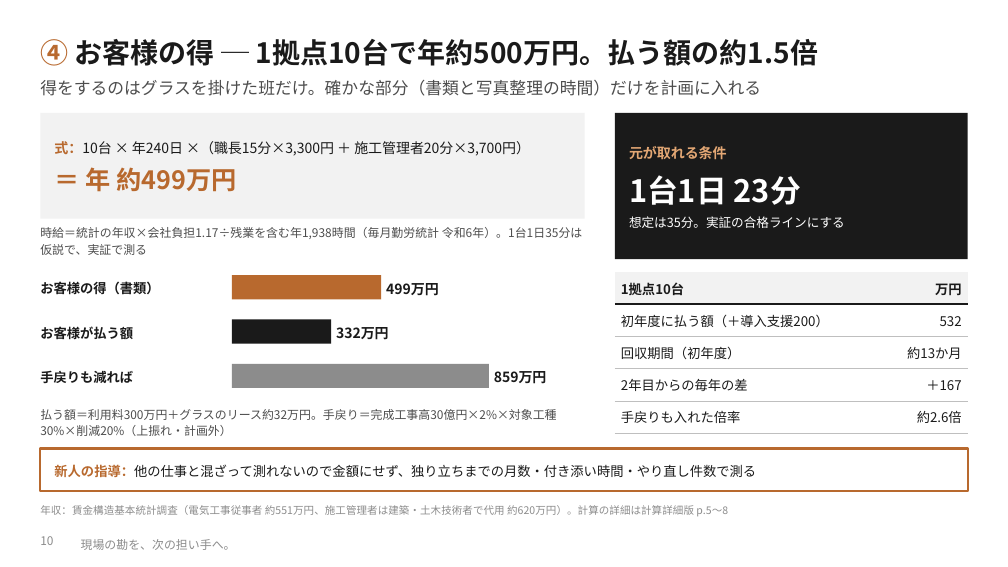
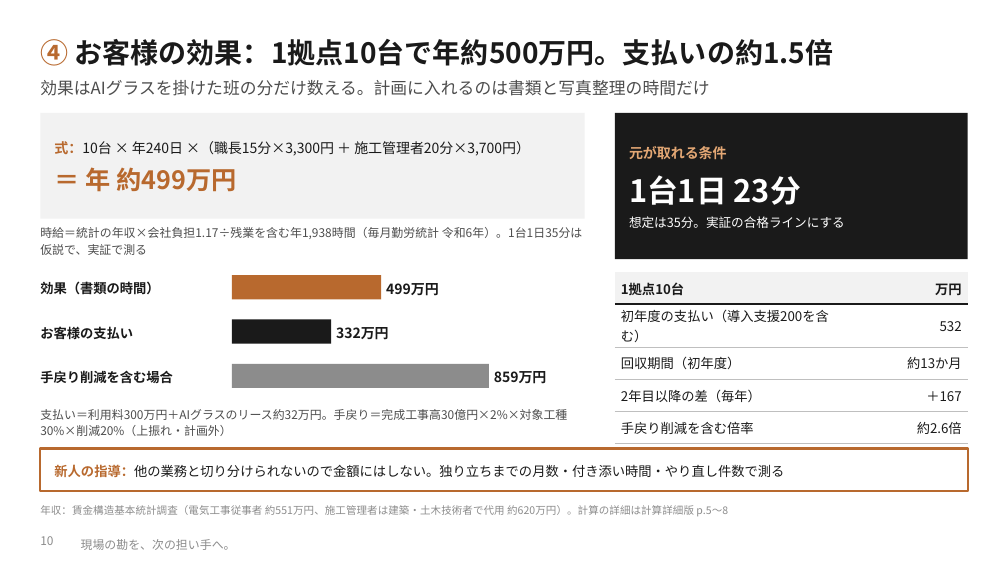
Before and after one commit to SEITOSHIKI/-ai-commute-audio-, a slide deck: slide 10 of deck/カンツギ_事業計画書_16枚版.pptx. Drawn at 1008x567 pixels with LibreOffice and Linux fonts; fonts in the diff are those of the drawing; background and template pictures are left out. Boxes give left, top, right and bottom in pixels: in the first picture for what was removed or moved away, otherwise in the second. Text is boxed around its words. In the diff, an @@ line names an element or a change of style, - is before the commit and + after.

```diff
--- a/deck/カンツギ_事業計画書_16枚版.pptx
+++ b/deck/カンツギ_事業計画書_16枚版.pptx
@@ text at [40, 39, 834, 66]: text changed @@
-④ お客様の得 ─ 1拠点10台で年約500万円。払う額の約1.5倍
+④ お客様の効果：1拠点10台で年約500万円。支払いの約1.5倍
@@ text at [40, 80, 709, 96]: text changed @@
-得をするのはグラスを掛けた班だけ。確かな部分（書類と写真整理の時間）だけを計画に入れる
+効果はAIグラスを掛けた班の分だけ数える。計画に入れるのは書類と写真整理の時間だけ
@@ text at [40, 281, 159, 295]: text changed @@
-お客様の得（書類）
+効果（書類の時間）
@@ table at [615, 272, 968, 438] @@
-row 2, column 1: 初年度に払う額（＋導入支援200）
+row 2, column 1: 初年度の支払い（導入支援200を含む）
-row 4, column 1: 2年目からの毎年の差
+row 4, column 1: 2年目以降の差（毎年）
-row 5, column 1: 手戻りも入れた倍率
+row 5, column 1: 手戻り削減を含む倍率
@@ text at [40, 326, 133, 340]: text changed @@
-お客様が払う額
+お客様の支払い
@@ text at [40, 370, 173, 384]: text changed @@
-手戻りも減れば
+手戻り削減を含む場合
@@ text at [40, 409, 567, 436]: text changed @@
-払う額＝利用料300万円＋グラスのリース約32万円。手戻り＝完成工事高30億円×2%×対象工種30%×削減20%（上振れ・計画外）
+支払い＝利用料300万円＋AIグラスのリース約32万円。手戻り＝完成工事高30億円×2%×対象工種30%×削減20%（上振れ・計画外）
@@ text at [54, 464, 784, 477]: text changed @@
-新人の指導：他の仕事と混ざって測れないので金額にせず、独り立ちまでの月数・付き添い時間・やり直し件数で測る
+新人の指導：他の業務と切り分けられないので金額にはしない。独り立ちまでの月数・付き添い時間・やり直し件数で測る
```
Also in this commit, not shown: 15 other slides changed, 8 other files.
